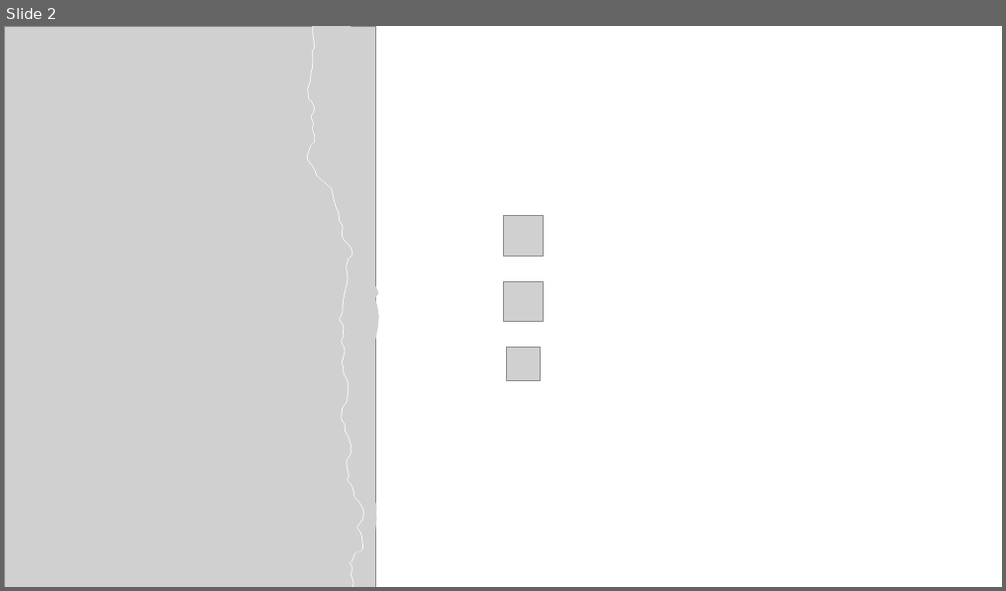
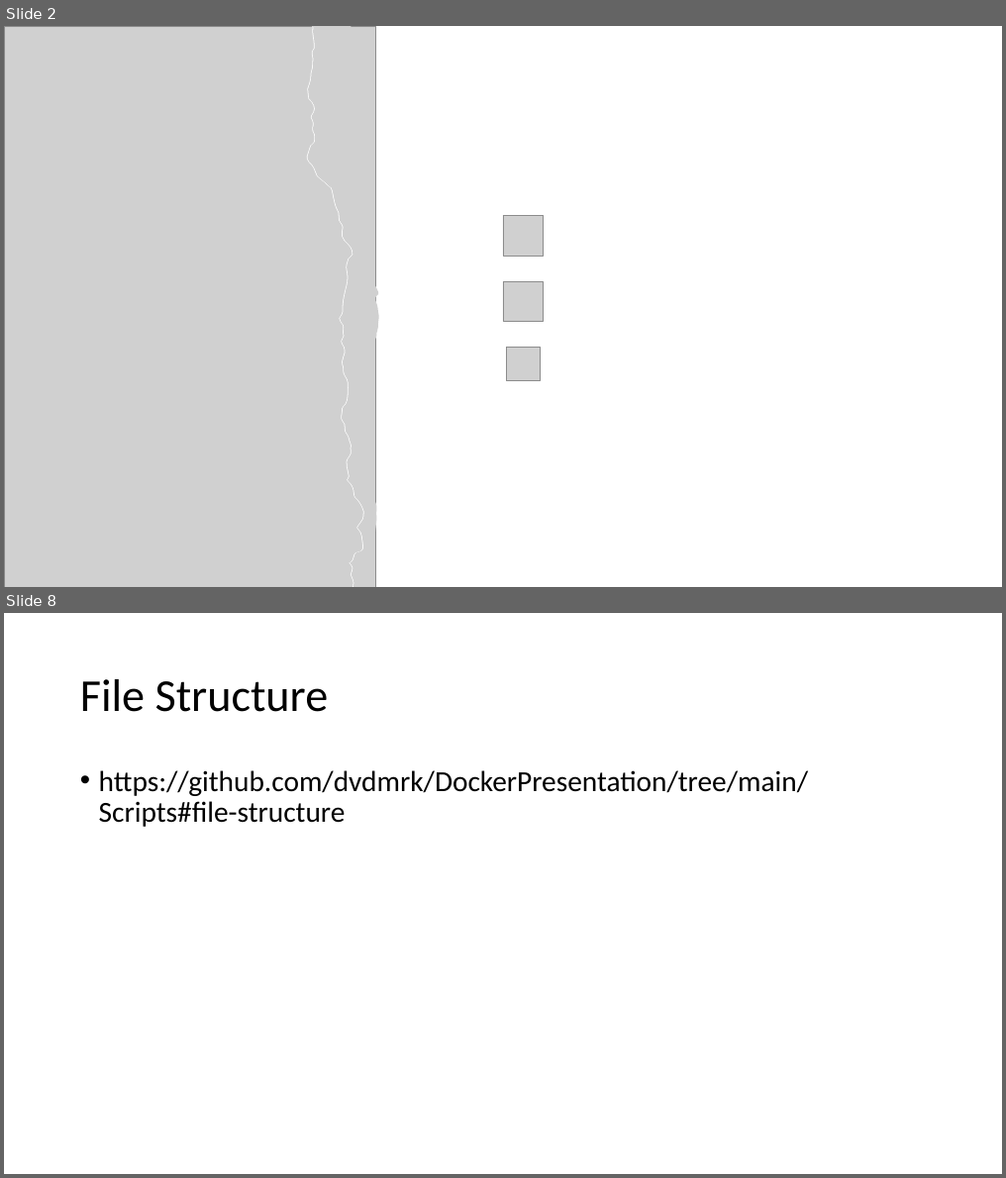
Before and after one commit to dvdmrk/DockerPresentation, a slide deck: Slides/DockerPresentation.pptx. Shown one above the other, each under a label of ours: slide 2 before the commit, slides 2 and 8 after it; the slides between them are not shown. The pictures are 1006x591 and 1006x1178 pixels, drawn with LibreOffice and Linux fonts; fonts in the diff are those of the drawing; grey boxes stand for pictures. Boxes give left, top, right and bottom in pixels: in the first picture for what was removed or moved away, otherwise in the second. Text is boxed around its words. In the diff, an @@ line names an element or a change of style, - is before the commit and + after.

```diff
--- a/Slides/DockerPresentation.pptx
+++ b/Slides/DockerPresentation.pptx
@@ slide 8 added at [4, 613, 1002, 1174], background #FFFFFF @@
@@ title added at [80, 679, 329, 712], 44 pt, text #000000 @@
+File Structure
@@ text added at [99, 770, 808, 827], 28 pt, text #000000 @@
+• https://github.com/dvdmrk/DockerPresentation/tree/main/Scripts#file-structure
```
Also in this commit, not shown: 1 slide changed, 5 other slides added, 7 slides removed, 2 other files.
